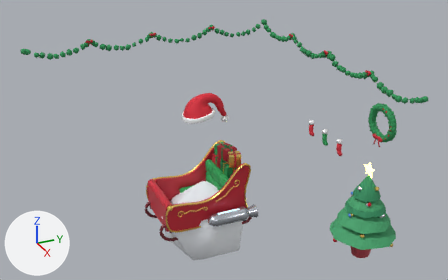
The Blender file assets/blender/christmas.blend as it was, and as the next commit left it.
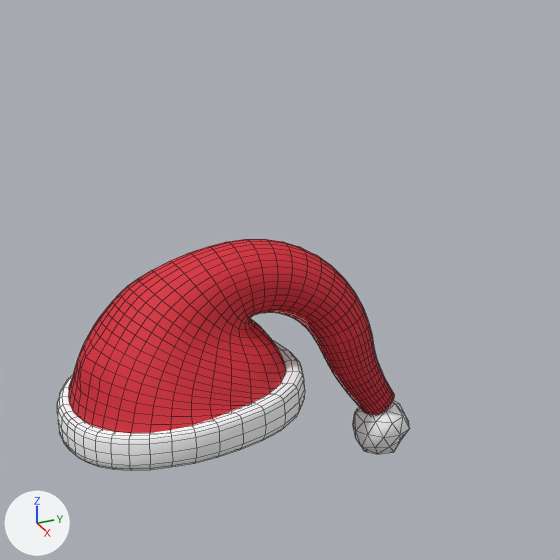
Each version appears first from a camera (50 mm lens) standing at (10.47, -4.21, 7.02) and looking at (0.38, 0.33, 1.97), and next in a close-up on the part from 39% to 55% of the width and 22% to 48% of the height. Every picture has the same lights, and +X, +Y and +Z are marked at lower left. The first two pictures are the older version. The close-ups show mesh edges as thin lines.

In view in the first close-up: 'ChristmasHat_Cap', 'ChristmasHat_Pompom'.
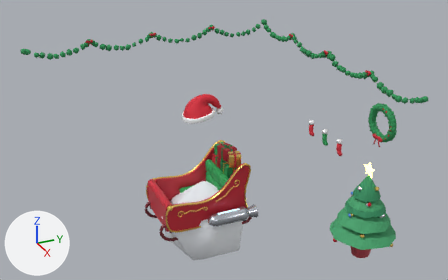
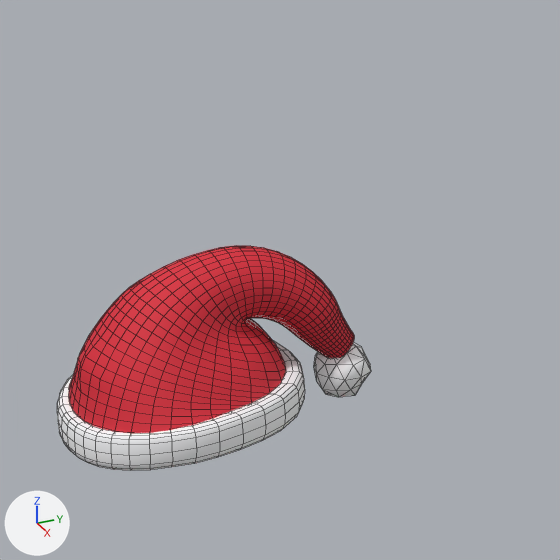
Edits to the scene script, one JSON object a line:
```json
{"block": "me_christmashat_cap", "where": "# used by ob_christmashat_cap; parent = ob_christmashat; location = (0.0, 0.0, 0.0)"}
{"op": "remove", "block": "me_christmashat_cap", "code": "me_christmashat_cap.from_pydata(...)  # 1825 vertices, 1825 faces; spans x -0.313..0.313, y -0.364..0.525, z 2.33..2.843"}
{"op": "add", "block": "me_christmashat_cap", "code": "me_christmashat_cap.from_pydata(...)  # 1825 vertices, 1825 faces; spans x -0.313..0.313, y -0.364..0.413, z 2.335..2.831"}
{"block": "me_christmashat_cap", "change": "me_christmashat_cap part 1: 1156 of 1825 vertices moved; they spanned x -0.281..0.281, y -0.295..0.525, z 2.33..2.843 and now span x -0.28..0.28, y -0.294..0.413, z 2.453..2.831; mean shift (-0.001, -0.056, 0.047); largest move (0.069, 0.525, 2.386) -> (0.061, 0.413, 2.567)"}
{"op": "set", "path": "ob_christmashat_pompom.location", "old": "(0.0691, 0.489, 2.358)", "new": "(0.0615, 0.381, 2.535)"}
```

Changed parts and their boxes [x1, y1, x2, y2] in the close-ups (560 x 560 px; the box of a moved part takes in the faces that stretch with it):
```json
{"object": "ChristmasHat_Cap", "change": "reshaped", "before": [57, 239, 394, 470], "after": [57, 246, 354, 470], "on screen": "12% narrower"}
{"object": "ChristmasHat_Pompom", "change": "moved", "before": [353, 401, 410, 454], "after": [314, 342, 371, 397]}
{"part": 1, "of": "me_christmashat_cap", "change": "moved or reshaped", "before": [74, 239, 394, 433], "after": [74, 246, 354, 433]}
```
